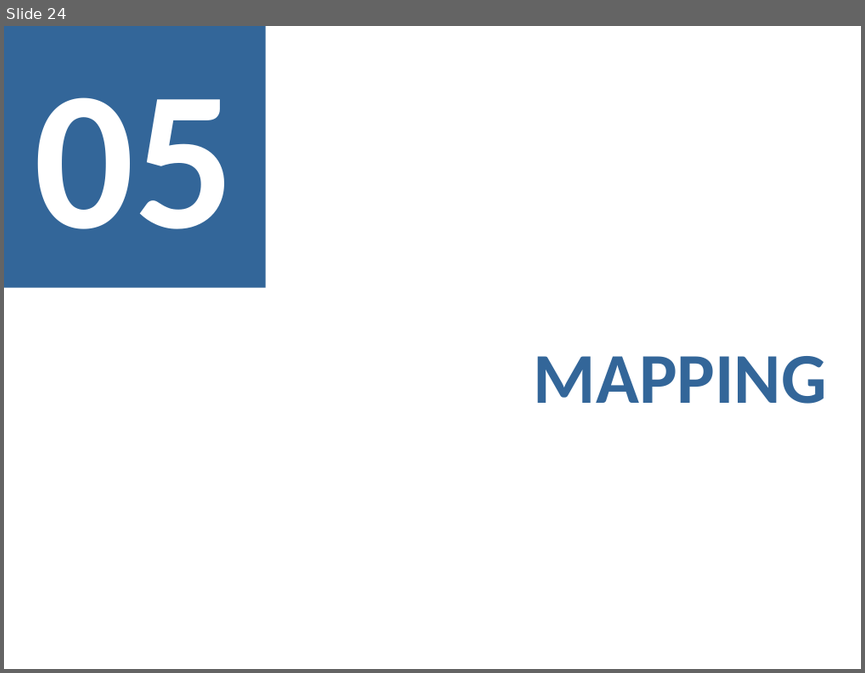
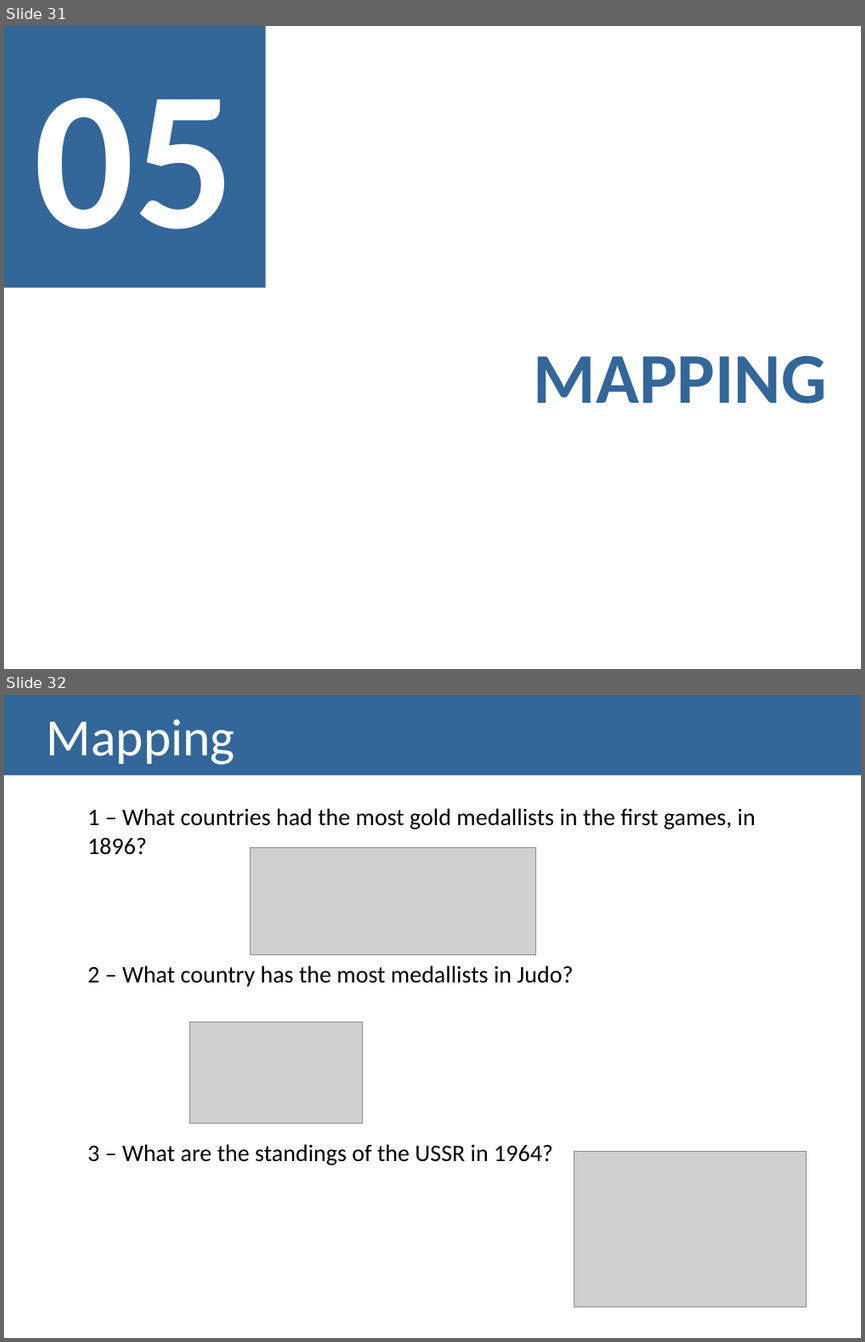
Before and after one commit to carboned4/V_I_2015_1, a slide deck: checkpoint2/G01A - Checkpoint2 Presentation.pptx. Shown one above the other, each under a label of ours: slide 24 before the commit, slides 31 and 32 after it. The pictures are 865x673 and 865x1342 pixels, drawn with LibreOffice and Linux fonts; fonts in the diff are those of the drawing; grey boxes stand for pictures. Boxes give left, top, right and bottom in pixels: in the first picture for what was removed or moved away, otherwise in the second. Text is boxed around its words. In the diff, an @@ line names an element or a change of style, - is before the commit and + after.

```diff
--- a/checkpoint2/G01A - Checkpoint2 Presentation.pptx
+++ b/checkpoint2/G01A - Checkpoint2 Presentation.pptx
@@ slide 32 added at (4,695,861,1338), background #FFFFFF @@
@@ title added at (4,695,861,776), fill #336699, 44 pt, text #FFFFFF @@
+Mapping
@@ text added at (87,808,755,1165), 20 pt, text #000000 @@
+      1 – What countries had the most gold medallists in the first games, in 1896?
+      2 – What country has the most medallists in Judo?
+      3 – What are the standings of the USSR in 1964?
@@ picture added at (250,847,535,954) @@
@@ picture added at (190,1021,363,1123) @@
@@ picture added at (574,1151,806,1306) @@
@@ what was slide 24 is now slide 31 @@
```
Also in this commit, not shown: 2 slides changed, 8 other slides added, 1 slide removed.
